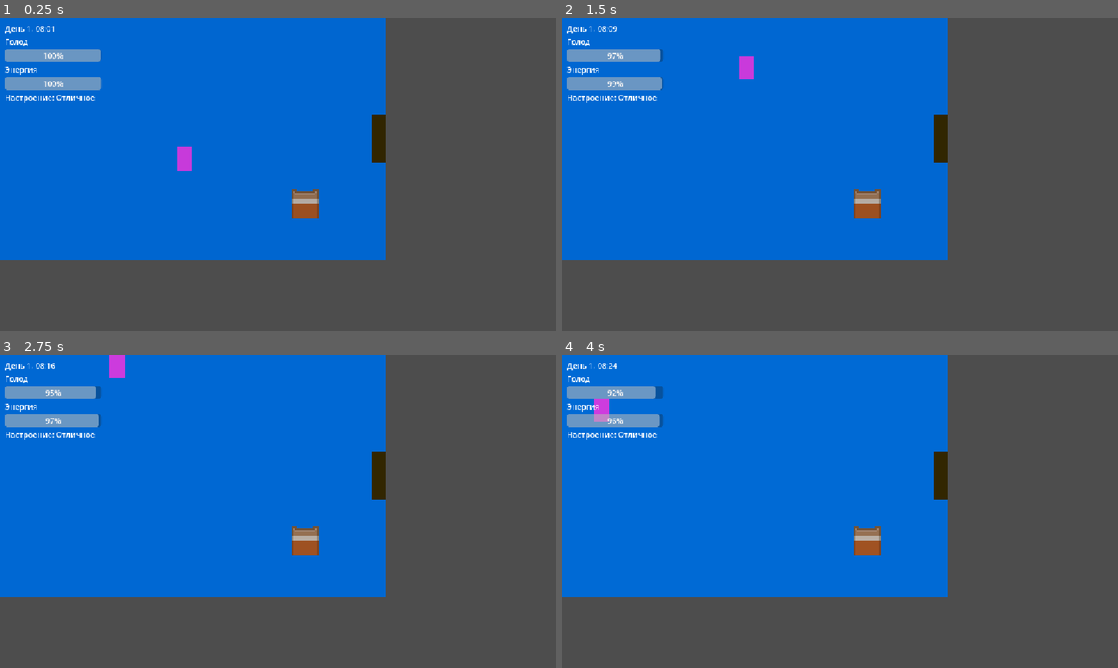
Above: before the commit, frames 1-4 (two rows, left to right).
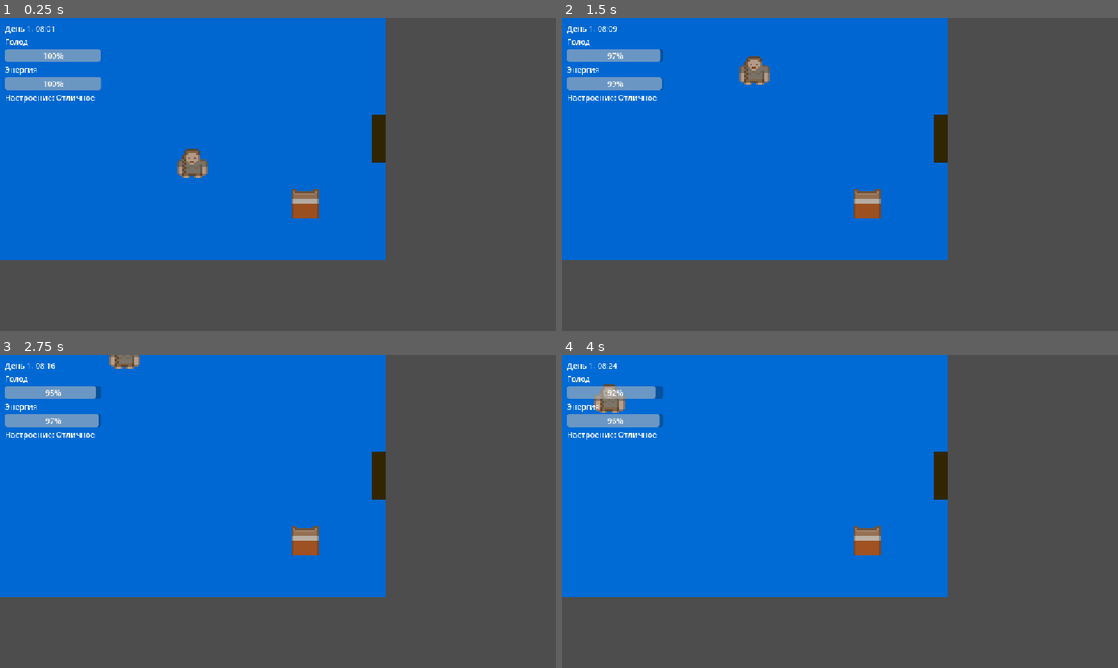
Above: after the commit, the same moments.

Repository: gamerpro3245/life-sim
Game: Godot game, scene res://scenes/main.tscn
The game is run twice, just before and just after one commit, with the same random seed, the same clock (stepped at 60 frames per second) and the same inputs.
Inputs:
- Up to frame 1 (0.25 s): no input
- Up to frame 2 (1.5 s): hold E (interact) 0.53-1.28 s; hold Up (ui_up) from 0.53 s (still down); tap E (interact) at 1.35 s
- Up to frame 3 (2.75 s): release Up (ui_up) at 2.03 s; hold Left (ui_left) from 2.03 s (still down); hold E (interact) from 2.03 s (still down)
- Up to frame 4 (4 s): release E (interact) at 2.78 s; tap E (interact) at 2.85 s; release Left (ui_left) at 3.53 s; hold Down (ui_down) from 3.53 s (still down); hold E (interact) from 3.53 s (still down)

The runs differ from the first frame. In frame 1, 0.5% of the frame differs, in the area x 31-38%, y 41-52%; in frame 2, 0.4%; in frame 3, 0.3%; in frame 4, 0.5%, in the area x 5-12%, y 9-22%.

Commit message:
Add player sprite and walking bounce

Diff:
--- a/life-sim/scenes/player.tscn
+++ b/life-sim/scenes/player.tscn
@@ -1,18 +1,21 @@
 [gd_scene format=3 uid="uid://bfhd5k1tbfnq2"]
 
 [ext_resource type="Script" uid="uid://dtsd15uk58gqg" path="res://scripts/player.gd" id="1_3vyb7"]
+[ext_resource type="Texture2D" uid="uid://bpsbomnc4q7ho" path="res://assets/kenney_roguelike-characters/Spritesheet/roguelikeChar_transparent.png" id="2_g2els"]
 
 [sub_resource type="RectangleShape2D" id="RectangleShape2D_x7nd1"]
-size = Vector2(32, 48)
+size = Vector2(32, 24)
 
 [node name="Player" type="CharacterBody2D" unique_id=344498460]
 script = ExtResource("1_3vyb7")
 
-[node name="Body" type="ColorRect" parent="." unique_id=1629365976]
-offset_right = 32.0
-offset_bottom = 48.0
-color = Color(1, 0.2901961, 1, 1)
+[node name="Sprite" type="Sprite2D" parent="." unique_id=646820821]
+scale = Vector2(4, 4)
+texture = ExtResource("2_g2els")
+centered = false
+region_enabled = true
+region_rect = Rect2(0, 119, 16, 16)
 
 [node name="CollisionShape2D" type="CollisionShape2D" parent="." unique_id=796352571]
-position = Vector2(16, 24)
+position = Vector2(32, 52)
 shape = SubResource("RectangleShape2D_x7nd1")
--- a/life-sim/scripts/player.gd
+++ b/life-sim/scripts/player.gd
@@ -6,6 +6,7 @@
 
 var hunger := 100.0
 var energy := 100.0
+var walk_time := 0.0
 
 func _process(delta: float) -> void: # Вызывается каждый кадр, delta - время с прошлого кадра
 	hunger = maxf(hunger - HUNGER_DECAY * delta, 0.0) # Умножение на delta, чтобы падало одинаково быстро на любом компьютере.
@@ -14,13 +15,24 @@
 		energy_decay *= 2.0 # Ночью хочется спать вдвое быстрее
 	energy = maxf(energy - energy_decay * delta, 0.0) # maxf не даёт значению уйти ниже нуля
 
-func _physics_process(_delta: float) -> void:
+func _physics_process(delta: float) -> void:
 	var current_speed := SPEED
 	if hunger <= 0.0 or energy <= 0.0:
 		current_speed = SPEED * 0.4 # Если голоден или без сил, персонаж еле идёт
 	var direction := Input.get_vector("ui_left", "ui_right", "ui_up", "ui_down") # Смотрит управление и возвращает направление
 	velocity = direction * current_speed # Скорость
 	move_and_slide() # Реально двигает персонажа и не пускает его сквозь стены
+
+	if direction.x <= 0.0:
+		$Sprite.flip_h = true # Смотрит влево
+	elif direction.x > 0.0:
+		$Sprite.flip_h = false # Смотрит вправо
+
+	if direction != Vector2.ZERO:
+		walk_time += delta * 12.0
+		$Sprite.position.y = -absf(sin(walk_time)) * 4.0 # Подпрыгивает при ходьбе, sin даёт волну, absf делает из неё серию подпрыгиваний, а умножение на 4 задаёт высоту прыжка в пикселях.
+	else:
+		$Sprite.position.y = 0.0 # Стоит спокойно
 
 func restore(need: String, amount: float) -> void:
 	if need == "hunger":
